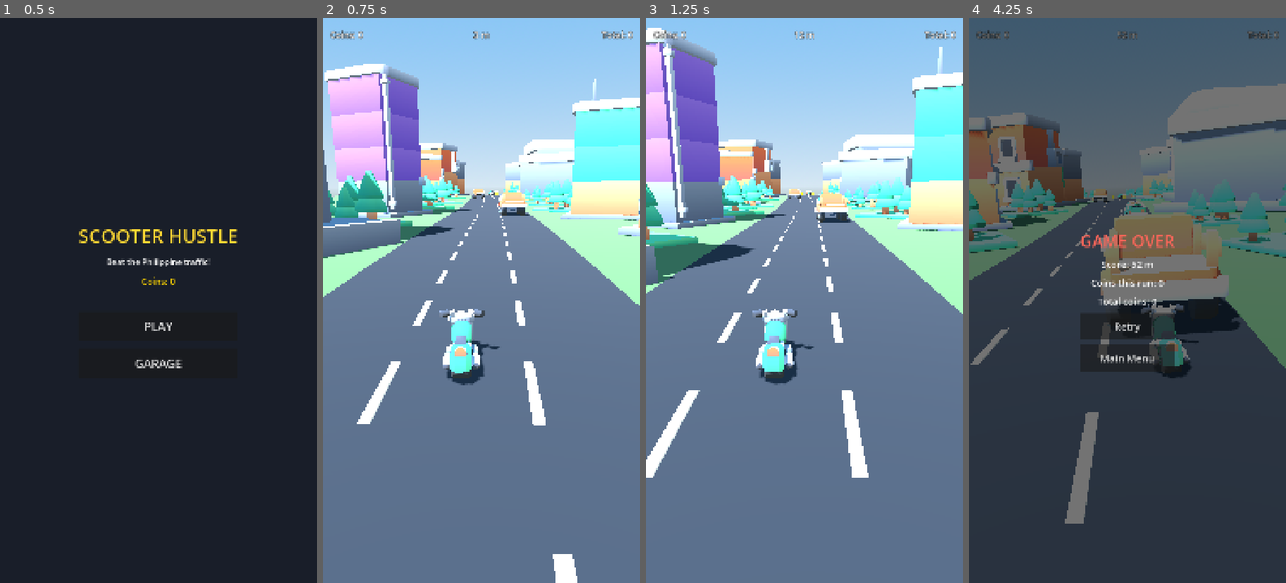
Above: before the commit, frames 1-4 (left to right).
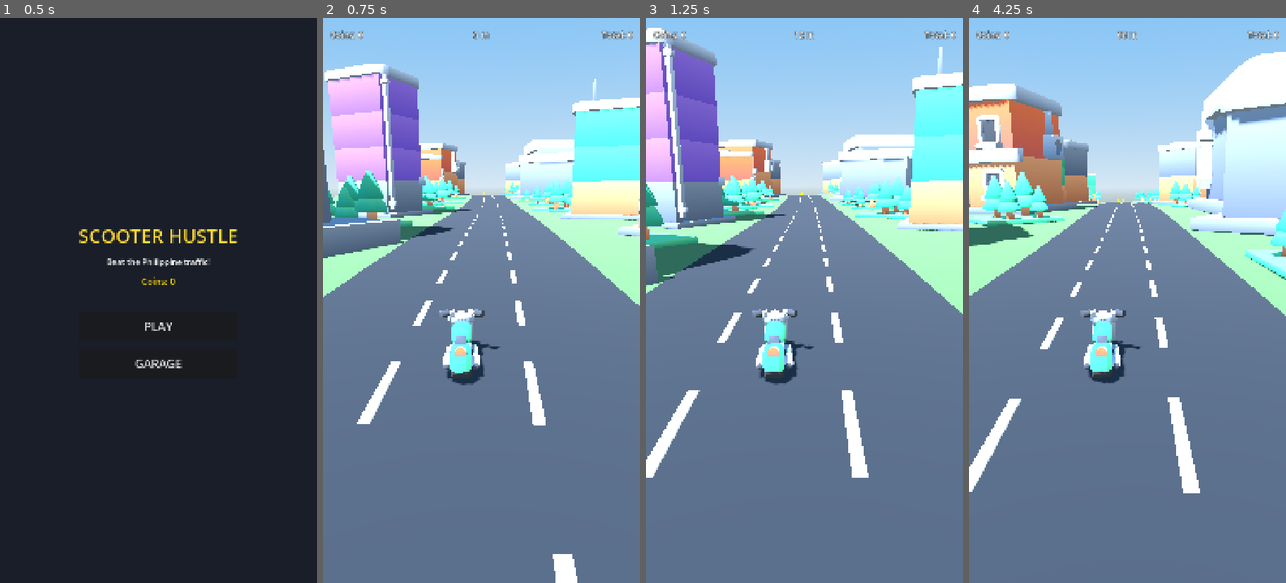
Above: after the commit, the same moments.

Repository: daveph74/ScooterHustle3d
Game: Godot game, scene res://ui/MainMenu.tscn
Same seed, same stepped clock (60 frames per second), same inputs: the game is played once before the commit and once after it.
Inputs (mouse positions are in pixels of both pictures, inside the frame that each line leads up to):
- Up to frame 1 (0.5 s): no input
- Up to frame 2 (0.75 s): click "PLAY" at 0.5 s
- Up to frame 3 (1.25 s): no input
- Up to frame 4 (4.25 s): move the mouse to (1197, 272) at 1.27 s; hold Right (move_right) 1.28-2 s; click (1197, 272) at 1.42 s; drag from (1064, 328) to (1111, 413) at 2.02 s; move the mouse to (1159, 176) at 2.77 s; hold Right (move_right) 2.78-3.5 s; drag from (1111, 413) to (1032, 215) at 3.52 s

Frame 1 is identical in both runs. In frame 2, 0.4% of the frame differs, in the area x 47-66%, y 30-35%; in frame 3, 0.5%; in frame 4, 99%, in the area x 0-100%, y 0-100%.
Error after the commit: Trying to assign an array of type "Array" to a variable of type "Array[int]". (res://scripts/Game.gd:323)

Commit message:
Guarantee the road is always passable
Traffic previously had per-vehicle random speeds, so independent vehicles
could drift into an impossible 3-lane wall. Now:
- all traffic shares one speed (keeps formation, no drift)
- traffic spawns in rows that always leave a "safe lane" open
- the safe lane only shifts by one lane, and only when two lanes are open,
  so the player can always follow it with single swipes
- coin lines follow the safe lane to guide the player along the open path

Co-Authored-By: Claude Opus 4.8 <noreply@anthropic.com>
Claude-Session: https://claude.ai/code/session_01PHLVEVPJpfCS2xU3BfnMgD

Diff:
--- a/scripts/Game.gd
+++ b/scripts/Game.gd
@@ -56,6 +56,13 @@
 var speed := 16.0              # current scroll speed
 const MAX_SPEED := 42.0        # difficulty cap so it never gets unfair
 
+# All traffic shares ONE speed (as a fraction of the player's), so vehicles
+# keep their formation and never drift into an impossible 3-lane wall.
+const TRAFFIC_SPEED_FRACTION := 0.45
+# The lane that is GUARANTEED open in the current row of traffic. It only ever
+# moves one lane at a time, so the player can always follow it with one swipe.
+var _safe_lane := 1
+
 # --- Run state ------------------------------------------------------------
 var distance := 0.0            # metres travelled this run
 var score := 0                 # shown on the HUD (distance + near-miss bonus)
@@ -139,7 +146,7 @@
 
 	# --- Gentle difficulty ramp (no sudden spikes) ------------------------
 	speed = minf(base_speed + elapsed * 0.35, MAX_SPEED)
-	traffic_interval = maxf(0.7, 1.6 - elapsed * 0.012)
+	traffic_interval = maxf(0.85, 1.6 - elapsed * 0.012)
 
 	# --- Advance the world ------------------------------------------------
 	var move := speed * delta
@@ -298,31 +305,37 @@
 	_spawn_traffic_at(SPAWN_Z)
 
 
-## Spawn traffic at a given distance ahead. Used both for normal spawning (at
-## SPAWN_Z) and for pre-populating the road at startup.
+## Spawn a "row" of traffic at the given distance ahead. A row NEVER blocks all
+## three lanes: the current safe lane is always left open. Used both for normal
+## spawning (at SPAWN_Z) and for pre-populating the road at startup.
 func _spawn_traffic_at(z: float) -> void:
 	var types := ["jeepney", "tricycle", "bus", "car"]
-	var lane := randi() % 3
-
-	var vehicle := TRAFFIC_SCENE.instantiate()
-	traffic_container.add_child(vehicle)
-	vehicle.setup(types[randi() % types.size()])
-	vehicle.position = Vector3(LANES_X[lane], 0.0, z)
-	vehicle.set_meta("bx", LANES_X[lane])
-	vehicle.set_meta("by", 0.0)
-	vehicle.drive_speed = randf_range(0.35, 0.7) * base_speed
-
-	# Later in the run, sometimes add a second vehicle in a DIFFERENT lane.
-	# We never fill all three lanes, so there is always a way through.
-	if elapsed > 18.0 and randf() < 0.4:
-		var lane2 := (lane + 1 + (randi() % 2)) % 3
-		var vehicle2 := TRAFFIC_SCENE.instantiate()
-		traffic_container.add_child(vehicle2)
-		vehicle2.setup(types[randi() % types.size()])
-		vehicle2.position = Vector3(LANES_X[lane2], 0.0, z - randf_range(4.0, 12.0))
-		vehicle2.set_meta("bx", LANES_X[lane2])
-		vehicle2.set_meta("by", 0.0)
-		vehicle2.drive_speed = randf_range(0.35, 0.7) * base_speed
+
+	# The two lanes that are not the guaranteed-open one.
+	var other_lanes: Array[int] = []
+	for lane in [0, 1, 2]:
+		if lane != _safe_lane:
+			other_lanes.append(lane)
+
+	# Later in the run, sometimes block BOTH other lanes (only the safe lane is
+	# open - harder). Early on, block just one (two lanes open - easy).
+	var block_both := elapsed > 20.0 and randf() < 0.5
+	var blocked := other_lanes if block_both else [other_lanes[randi() % other_lanes.size()]]
+
+	for lane in blocked:
+		var vehicle := TRAFFIC_SCENE.instantiate()
+		traffic_container.add_child(vehicle)
+		vehicle.setup(types[randi() % types.size()])
+		vehicle.position = Vector3(LANES_X[lane], 0.0, z)
+		vehicle.set_meta("bx", LANES_X[lane])
+		vehicle.set_meta("by", 0.0)
+		vehicle.drive_speed = TRAFFIC_SPEED_FRACTION * base_speed
+
+	# Only shift the safe lane when two lanes are open (there is room to cross).
+	# When only one lane is open we keep it put, so the player is never forced
+	# to change lanes through a tight gap.
+	if not block_both:
+		_safe_lane = clampi(_safe_lane + (randi() % 3 - 1), 0, 2)
 
 
 ## Put some traffic on the road at startup so it isn't empty for the first few
@@ -364,8 +377,9 @@
 # ==========================================================================
 
 ## Spawn a short line of coins in one lane - more satisfying than singles.
+## We use the safe lane so the coins gently guide the player along the open path.
 func _spawn_coin_line() -> void:
-	var lane := randi() % 3
+	var lane := _safe_lane
 	var count := randi_range(3, 5)
 	for i in range(count):
 		var coin := COIN_SCENE.instantiate()
